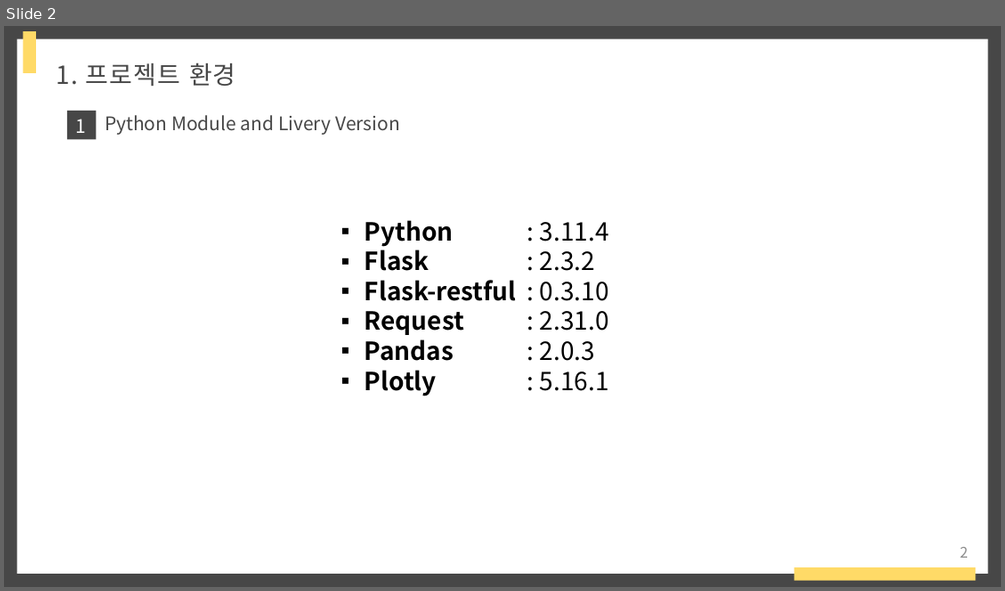
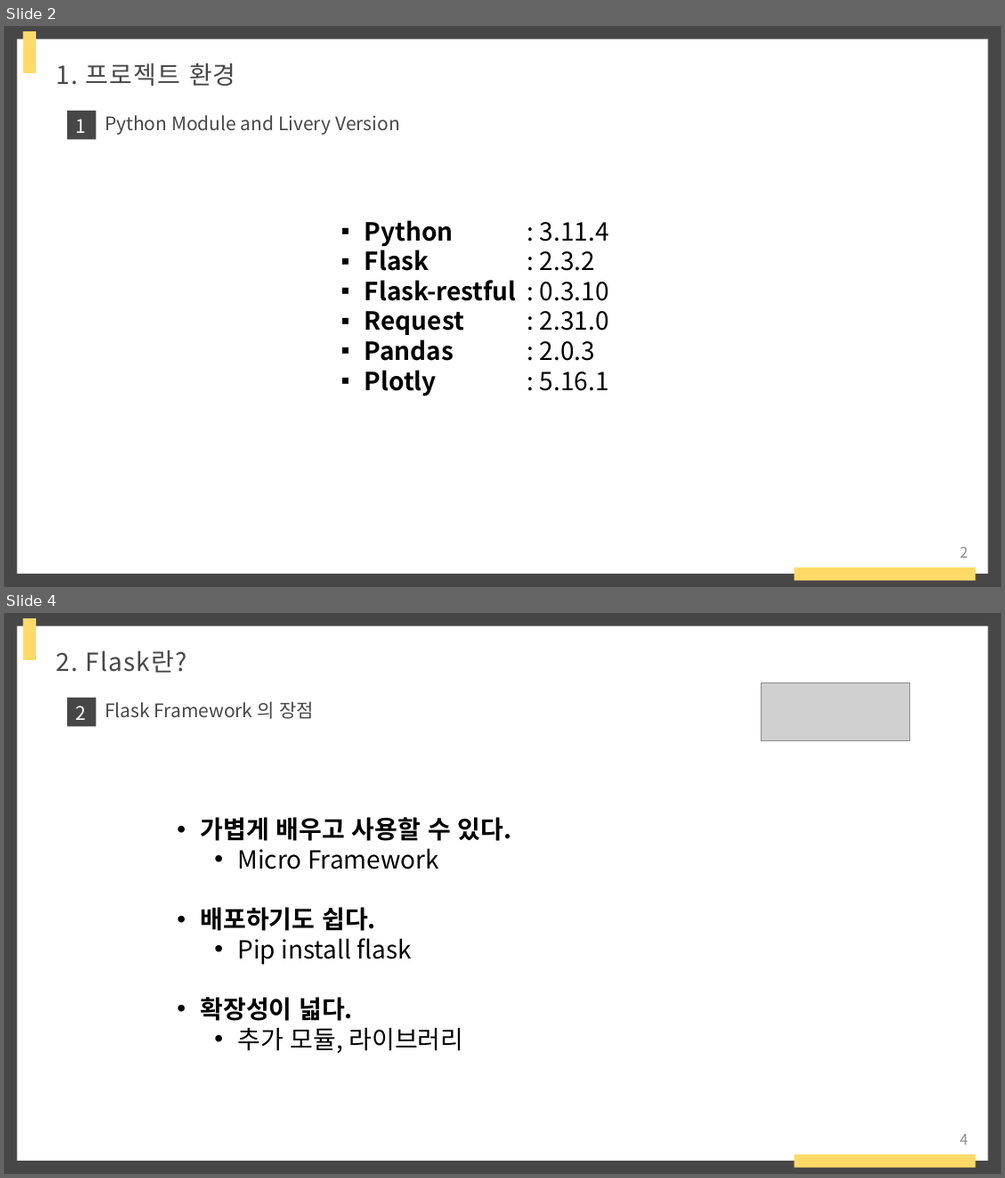
Before and after one commit to raccoon-coding/Eins-Internship, a slide deck: 아인스에스엔시 발표.pptx. Shown one above the other, each under a label of ours: slide 2 before the commit, slides 2 and 4 after it; the slides between them are not shown. The pictures are 1005x591 and 1005x1178 pixels, drawn with LibreOffice and Linux fonts; fonts in the diff are those of the drawing; grey boxes stand for pictures. Boxes give left, top, right and bottom in pixels: in the first picture for what was removed or moved away, otherwise in the second. Text is boxed around its words. In the diff, an @@ line names an element or a change of style, - is before the commit and + after.

```diff
--- a/아인스에스엔시 발표.pptx
+++ b/아인스에스엔시 발표.pptx
@@ slide 4 added at (x1=4, y1=613, x2=1001, y2=1174), background #474747; not listed: 5 template elements that a slide beside it also shows @@
@@ text added at (x1=57, y1=650, x2=186, y2=673), 24 pt, text #474747 @@
+2. Flask란?
@@ picture added at (x1=761, y1=683, x2=909, y2=741) @@
@@ text added at (x1=76, y1=706, x2=87, y2=720), 18 pt, text #FFFFFF @@
+2
@@ text added at (x1=105, y1=701, x2=314, y2=719), 18 pt, text #474747 @@
+Flask Framework 의 장점
@@ text added at (x1=201, y1=817, x2=512, y2=1053), 24 pt, text #000000 @@
+• 가볍게 배우고 사용할 수 있다.
+  • Micro Framework
+• 배포하기도 쉽다.
+  • Pip install flask
+• 확장성이 넓다.
+  • 추가 모듈, 라이브러리
```
Also in this commit, not shown: 12 slides changed, 4 other slides added, 13 other files.
